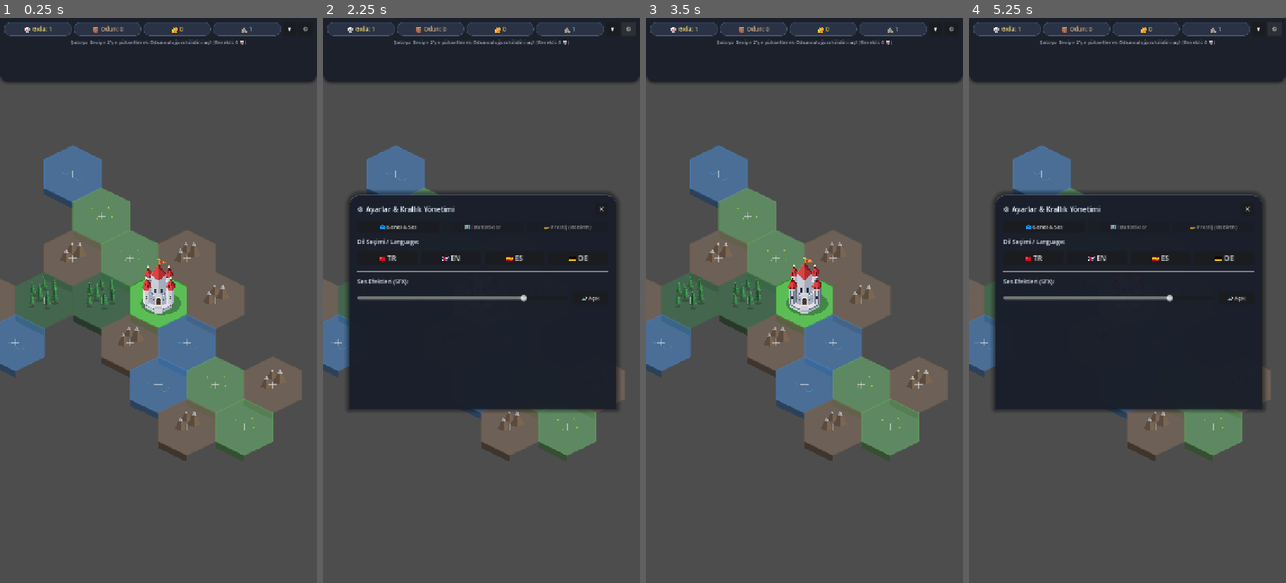
Above: before the commit, frames 1-4 (left to right).
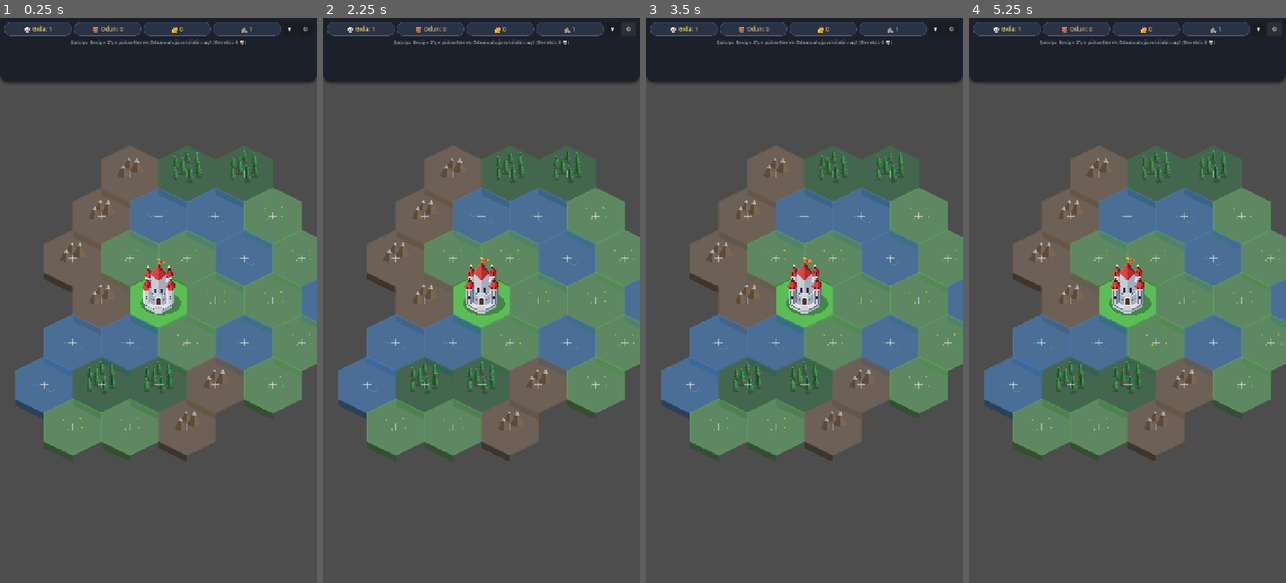
Above: after the commit, the same moments.

Repository: balax-studio/hexrush
Game: Godot game, scene res://scenes/Main.tscn
Same seed, same stepped clock (60 frames per second), same inputs: the game is played once before the commit and once after it.
Inputs (mouse positions are in pixels of both pictures, inside the frame that each line leads up to):
- Up to frame 1 (0.25 s): no input
- Up to frame 2 (2.25 s): click "▼" at 0.5 s; click "▲" (after the commit: "▼") at 1.25 s; click "⚙️" at 2 s
- Up to frame 3 (3.5 s): click (921, 210) at 2.75 s, where only the run before the commit has a clickable "✕"
- Up to frame 4 (5.25 s): click "▼" at 3.5 s; click "▲" (after the commit: "▼") at 4.25 s; click "⚙️" at 5 s

The runs differ from the first frame. In frame 1, 39% of the frame differs, in the area x 0-100%, y 22-79%; in frame 2, 45%; in frame 3, 39%; in frame 4, 45%.
Error after the commit: Parse Error: Function "get_castle_multiplier" has the same name as a previously declared function. (res://scripts/Main.gd:1529)

Commit message:
fix: Implement missing prestige calculation and speed multipliers in Main.gd and game.js

Diff:
--- a/scripts/Main.gd
+++ b/scripts/Main.gd
@@ -1526,6 +1526,23 @@
 	if stat_plank_label: stat_plank_label.text = "%s: %.1f" % [Localization.tr_t("stat_total_plank"), stat_total_plank]
 	if stat_rebirths_label: stat_rebirths_label.text = "%s: %d" % [Localization.tr_t("stat_rebirths"), total_rebirths]
 
+func get_castle_multiplier() -> float:
+	return 1.0 + float(castle_level - 1) * 0.25
+
+func get_prestige_multiplier() -> float:
+	return 1.0 + float(crowns) * 0.05
+
+func get_global_multiplier() -> float:
+	return get_castle_multiplier() * get_prestige_multiplier()
+
+func get_career_total_resources() -> float:
+	return stat_total_food + stat_total_wood + stat_total_flour + stat_total_plank
+
+func calculate_earned_crowns() -> int:
+	var total_res = get_career_total_resources()
+	var base_crowns = int(floor(sqrt(total_res / 20.0)))
+	return max(1, base_crowns * castle_level)
+
 func _update_prestige_tab_live() -> void:
 	var cur_bonus = int((get_prestige_multiplier() - 1.0) * 100.0)
 	var earned = calculate_earned_crowns()
@@ -1534,11 +1551,6 @@
 
 func _on_prestige_button_pressed() -> void:
 	var earned = calculate_earned_crowns()
-	if earned <= 0:
-		sound_manager.play_error()
-		show_toast(Localization.tr_t("rebirth_need_more"), true)
-		return
-
 	sound_manager.play_click()
 	prestige_confirm_title.text = Localization.tr_t("prestige_confirm_title")
 	prestige_confirm_desc.text = Localization.tr_t("prestige_confirm_desc", [earned, int(((1.0 + float(crowns + earned) * 0.05) - 1.0) * 100.0)])
Not shown, changed: game.js
